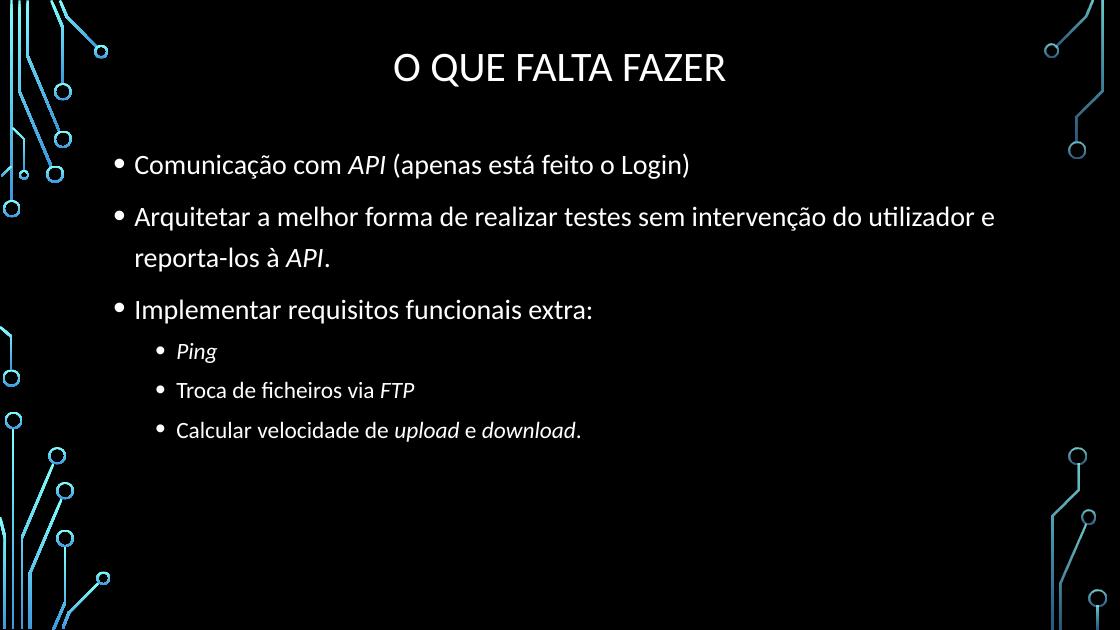
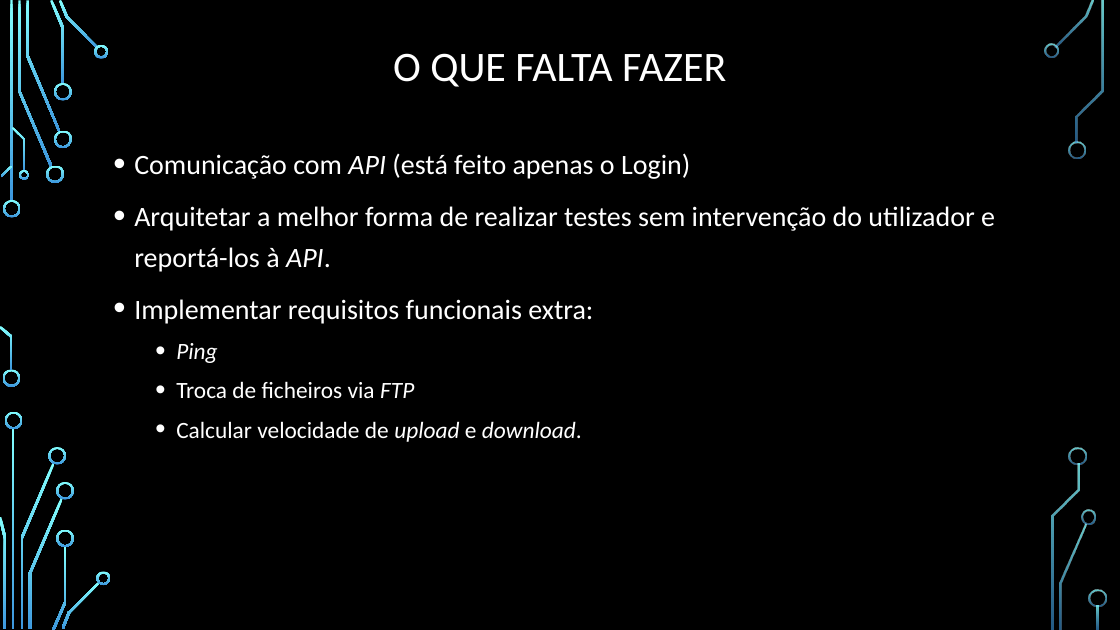
Before and after one commit to RicardoSilvaRCS/5G-QOS, a slide deck: slide 7 of Reports/Apresentação Progresso.pptx. Drawn at 1120x630 pixels with LibreOffice and Linux fonts; fonts in the diff are those of the drawing; background and template pictures are left out. Boxes give left, top, right and bottom in pixels: in the first picture for what was removed or moved away, otherwise in the second. Text is boxed around its words. In the diff, an @@ line names an element or a change of style, - is before the commit and + after.

```diff
--- a/Reports/Apresentação Progresso.pptx
+++ b/Reports/Apresentação Progresso.pptx
@@ text at [134,153,995,272]: text changed @@
-• Comunicação com API (apenas está feito o Login)
-• Arquitetar a melhor forma de realizar testes sem intervenção do utilizador e reporta-los à API.
+• Comunicação com API (está feito apenas o Login)
+• Arquitetar a melhor forma de realizar testes sem intervenção do utilizador e reportá-los à API.
```
Also in this commit, not shown: 5 other slides changed, 7 other files.
